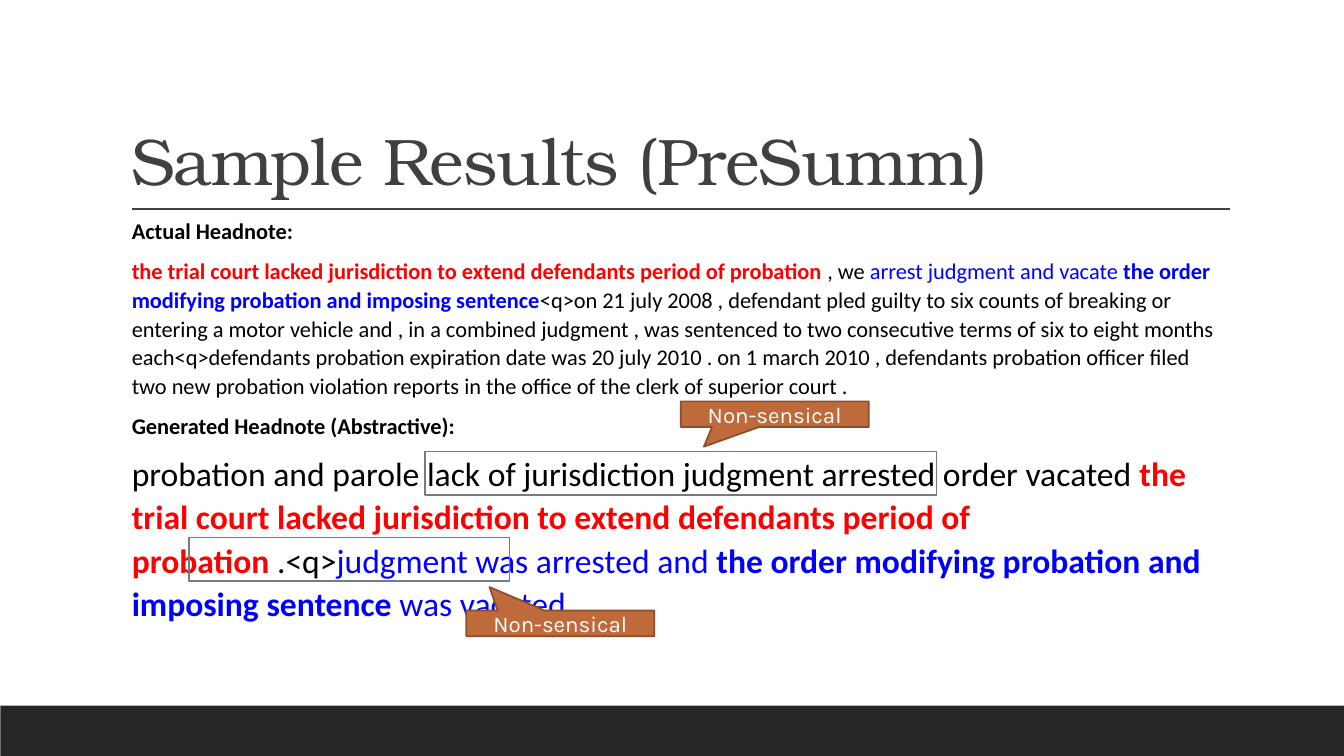
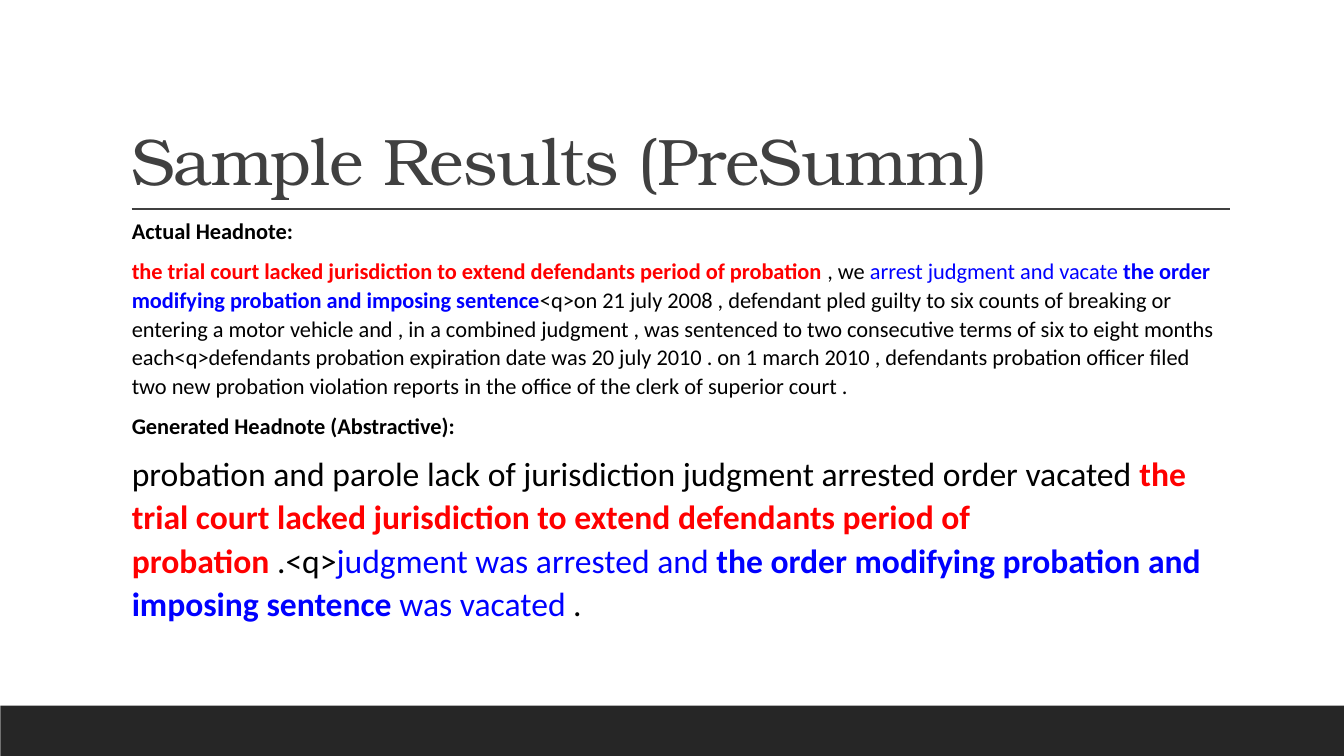
Before and after one commit to gufranpathan/case_law_g45, a slide deck: slide 13 of Group 45 Data Science for Case Law.pptx (slide 14 before the commit). Drawn at 1344x756 pixels with LibreOffice and Linux fonts; fonts in the diff are those of the drawing. Boxes give left, top, right and bottom in pixels: in the first picture for what was removed or moved away, otherwise in the second. Text is boxed around its words. In the diff, an @@ line names an element or a change of style, - is before the commit and + after.

```diff
--- a/Group 45 Data Science for Case Law.pptx
+++ b/Group 45 Data Science for Case Law.pptx
@@ speech box removed at [681, 401, 868, 426] @@
-Non-sensical
@@ rectangle removed at [425, 452, 937, 495] @@
@@ rectangle removed at [190, 537, 510, 581] @@
@@ speech box removed at [467, 611, 654, 636] @@
-Non-sensical
```
Also in this commit, not shown: 4 other slides changed, 1 slide removed.
